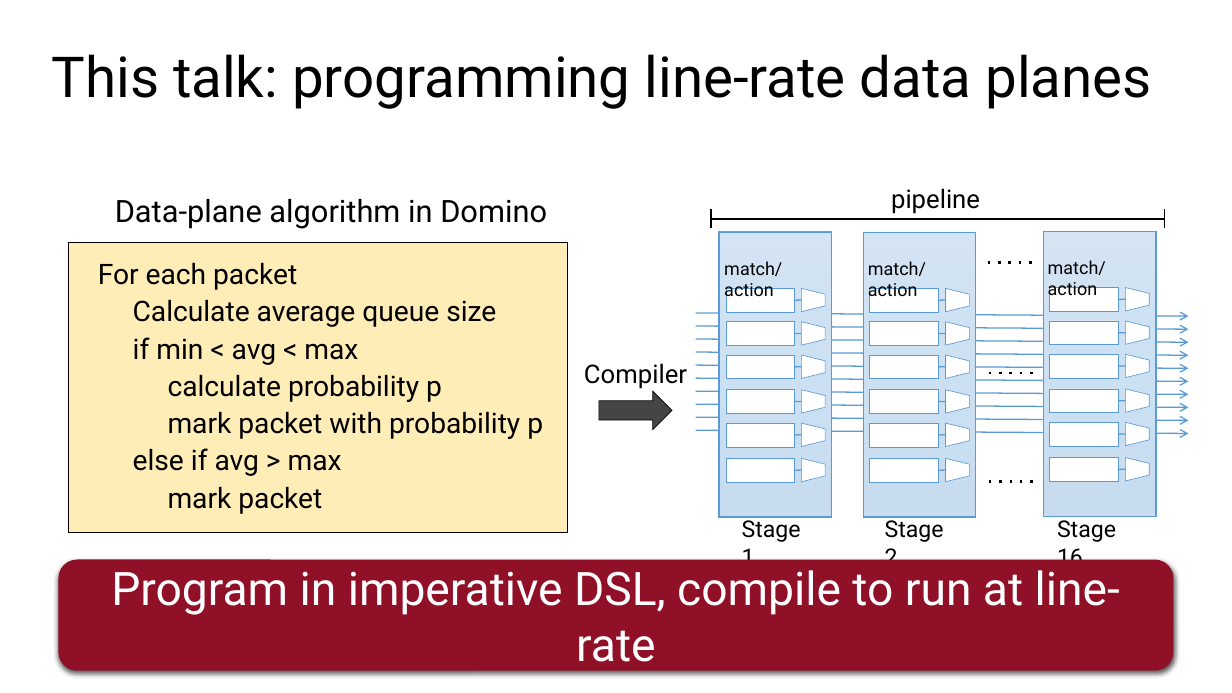
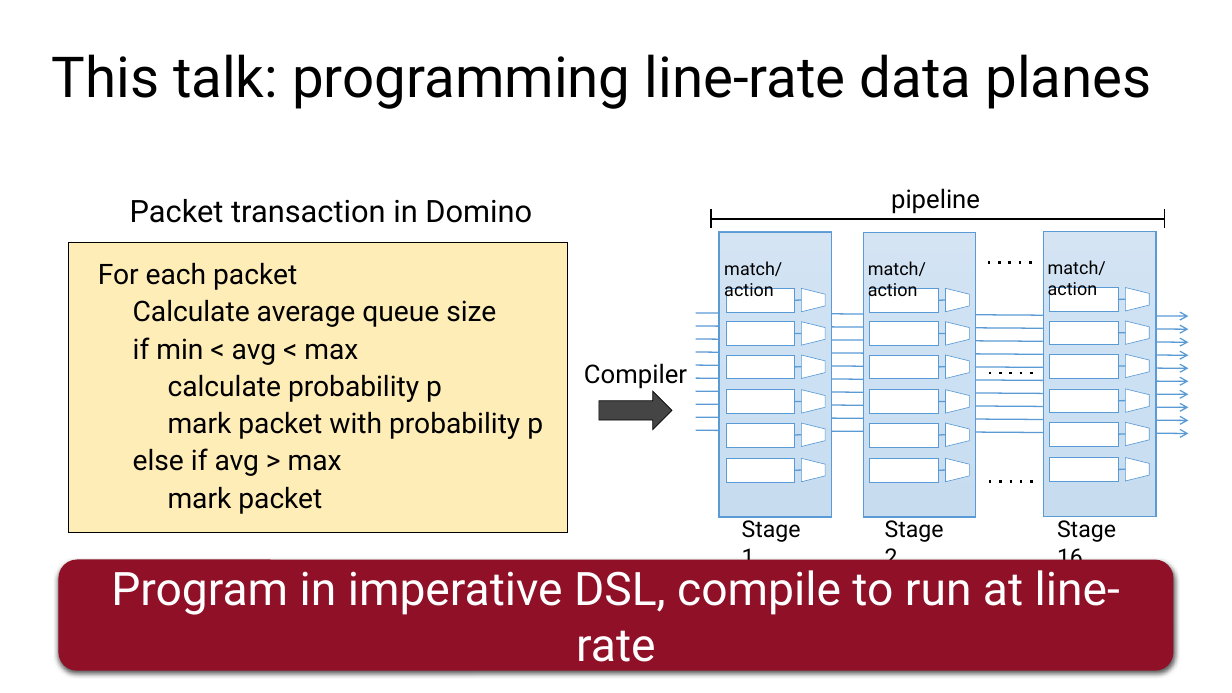
Before and after one commit to anirudhSK/pifo-domino-marple-ppts, a slide deck: slide 4 of domino_sigcomm.pptx (slide 5 before the commit). Drawn at 1232x693 pixels with LibreOffice and Linux fonts; fonts in the diff are those of the drawing. Boxes give left, top, right and bottom in pixels: in the first picture for what was removed or moved away, otherwise in the second. Text is boxed around its words. In the diff, an @@ line names an element or a change of style, - is before the commit and + after.

```diff
--- a/domino_sigcomm.pptx
+++ b/domino_sigcomm.pptx
@@ text at (x1=130, y1=199, x2=532, y2=223): text changed @@
-Data-plane algorithm in Domino
+Packet transaction in Domino
```
Also in this commit, not shown: 7 other slides changed.
